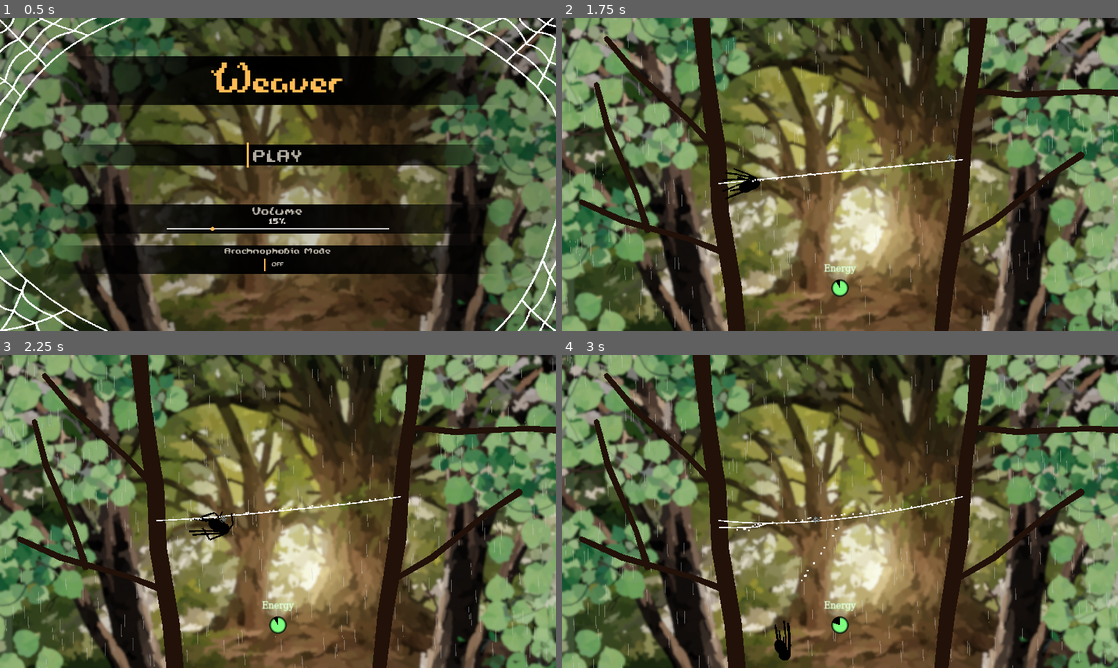
Above: before the commit, frames 1-4 (two rows, left to right).
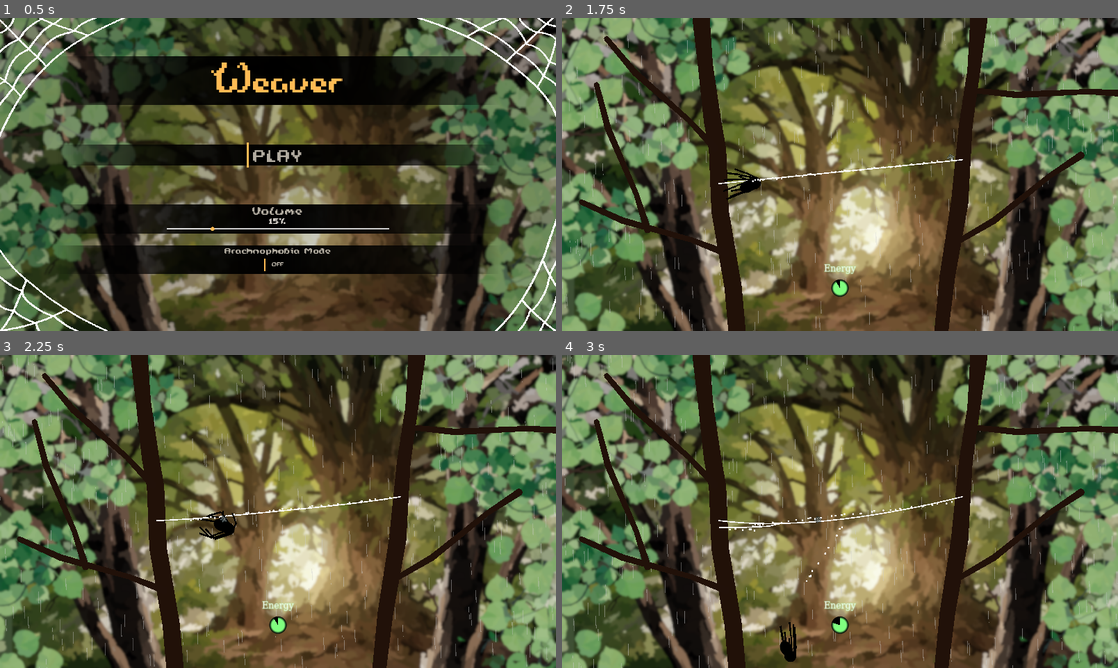
Above: after the commit, the same moments.

Repository: InRe-Dan/ld56
Game: Godot game, scene res://menus/main_menu.tscn
Same seed, same stepped clock (60 frames per second), same inputs: the game is played once before the commit and once after it. The engine's default icon, where the game draws it, is replaced by a stand-in: a white triangle on a blue panel in a dark square.
Inputs (mouse positions are in pixels of both pictures, inside the frame that each line leads up to):
- Up to frame 1 (0.5 s): no input
- Up to frame 2 (1.75 s): click "PLAY" at 0.5 s; move the mouse to (962, 158) at 1.27 s; press the mouse at (962, 158) at 1.28 s; hold D (move_right) from 1.28 s (still down); tap Space (jump) at 1.52 s
- Up to frame 3 (2.25 s): move the mouse to (166, 527) at 2.02 s; release D (move_right) at 2.03 s; release the mouse at (166, 527) at 2.03 s; hold S (move_down) from 2.03 s (still down); right-click (166, 527) at 2.1 s
- Up to frame 4 (3 s): tap Space (jump) at 2.27 s; click (728, 527) at 2.3 s; move the mouse to (895, 442) at 2.77 s; release S (move_down) at 2.78 s; press the mouse at (895, 442) at 2.78 s; hold D (move_right) from 2.78 s (still down)

Frame 1 is identical in both runs. In frame 2, less than 0.1% of the frame differs, in the area x 28-71%, y 43-59%; in frame 3, 0.3%; in frame 4, 0.4%, in the area x 28-69%, y 46-98%.

Commit message:
Error & warning resolutions

Diff:
--- a/spider/leg.gd
+++ b/spider/leg.gd
@@ -37,17 +37,17 @@
 func _physics_process(delta: float) -> void:
 	var rest_position : Vector2 = global_position
 	var pref_position : Vector2 = pref_marker.global_position
-	var marker_target_position = rest_position
-	var best_dist = 100000
+	marker_target_position = rest_position
 	on_branch = false
 	if area.has_overlapping_bodies():
+		var _best_dist = 100000
 		for object : PhysicsBody2D in area.get_overlapping_bodies():
 			for object_child : Node in object.get_children():
 				if object_child is CollisionPolygon2D:
 					var points : PackedVector2Array = object_child.polygon
 					var closest : Vector2 = NearestPointOnLine(object_child.to_global(points[0]), object_child.to_global(points[1]), pref_position)
 					if closest != Vector2(-1, -1):
-						best_dist = closest.distance_to(pref_position)
+						_best_dist = closest.distance_to(pref_position)
 						marker_target_position = closest
 						on_branch = true
 
--- a/spider/spider.gd
+++ b/spider/spider.gd
@@ -13,14 +13,16 @@
 			var tree = get_tree()
 			game_over.call_deferred(tree)
 
-const damping: float = 4.0
+const damping: float = 3.5
 
 var movement_speed: float = 512.0 # Actual velocity divides damping factor
 var rotation_speed: float = 2.5
 var sway_influence : float = 1.0 # Influence of nearby velocities
 
 var cast_length: float = 64.0:
-	set(x): update_cast_length(x)
+	set(x):
+		cast_length = x
+		update_cast_length()
 var safety_cast_length : float = 100
 
 @onready var destruction_zone: Area2D = $DestructionZone
@@ -34,7 +36,6 @@
 
 @onready var shoot_sfx : AudioStreamPlayer = $Shoot
 @onready var jump_sfx : AudioStreamPlayer = $Jump
-@onready var make_web_sfx : AudioStreamPlayer = $MakeWeb
 @onready var eat_sfx : AudioStreamPlayer = $Eat
 
 @onready var legs : Array[Node] = $Legs/LegTargets.get_children()
@@ -48,7 +49,7 @@
 ## Called when the node enters the scene tree for the first time
 func _ready() -> void:
 	# Configure lengths of rays
-	update_cast_length(cast_length)
+	update_cast_length()
 	linear_damp = damping
 
 ## Returns ratio of legs planted on a web or on a branch
@@ -113,7 +114,7 @@
 
 
 ## Updates the cast length of the spider
-func update_cast_length(new_length: float) -> void:
+func update_cast_length() -> void:
 	up_cast.target_position = Vector2(0, -cast_length)
 	down_cast.target_position = Vector2(0, cast_length)
 	left_cast.target_position = Vector2(-cast_length, 0)
@@ -176,7 +177,6 @@
 		return
 	shoot_sfx.play()
 	energy -= web_cost
-	var pos : Vector2 = get_global_mouse_position()
 	var bullet : WebBullet = bullet_scene.instantiate()
 	bullet.global_rotation = web_cast.global_position.direction_to(get_global_mouse_position()).angle()
 	bullet.global_position = web_cast.global_position
--- a/web/web.gd
+++ b/web/web.gd
@@ -48,8 +48,7 @@
 	assert(point_a)
 	assert(point_b)
 	#visual.modulate = debug_colors.pick_random()
-	if $"../..".has_node("Insect"):
-		$"../../Insect".connect("SPLAT",GetBloody)
+
 
 ## Called every physics frame
 func _physics_process(delta: float) -> void:
@@ -115,13 +114,6 @@
 	if health <= 0.0: destroy()
 
 
-func GetBloody(insect_position):
-	return
-	$VisualMask.material.set_shader_parameter("blood_position", insect_position)
-	$VisualMask.material.set_shader_parameter("blood_radius", blood_radius)
-	StartBloodFade()
-
-
 func StartBloodFade():
 	await get_tree().create_timer(2.0).timeout
 	fade_blood_effect()
--- a/web/web_factory.gd
+++ b/web/web_factory.gd
@@ -108,7 +108,6 @@
 			new_web_length = distance
 
 		# Place points
-		var start = point_a + direction * distance_created
 		distance_created += new_web_length
 		var end = point_a + direction * distance_created
 
